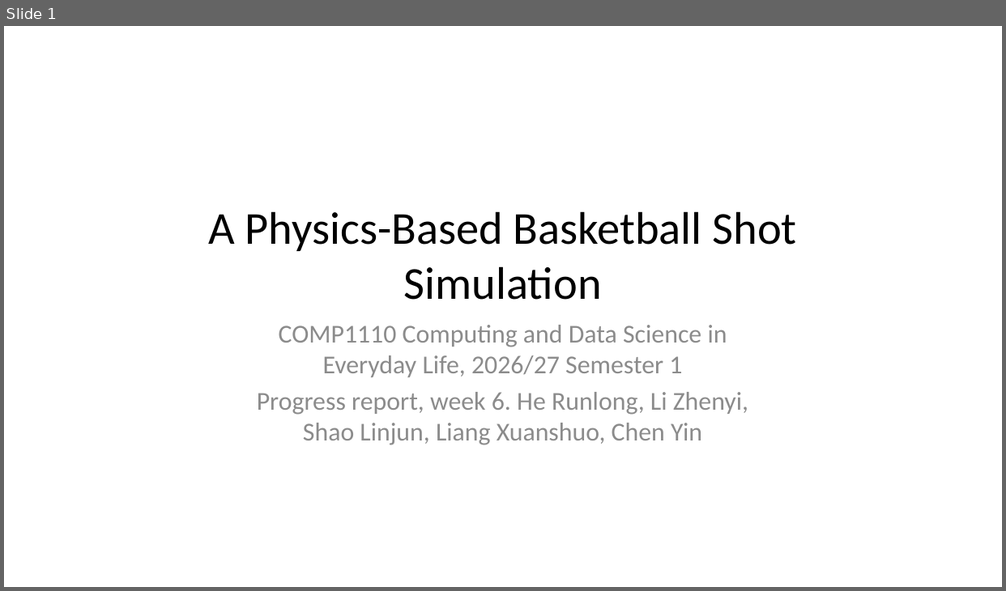
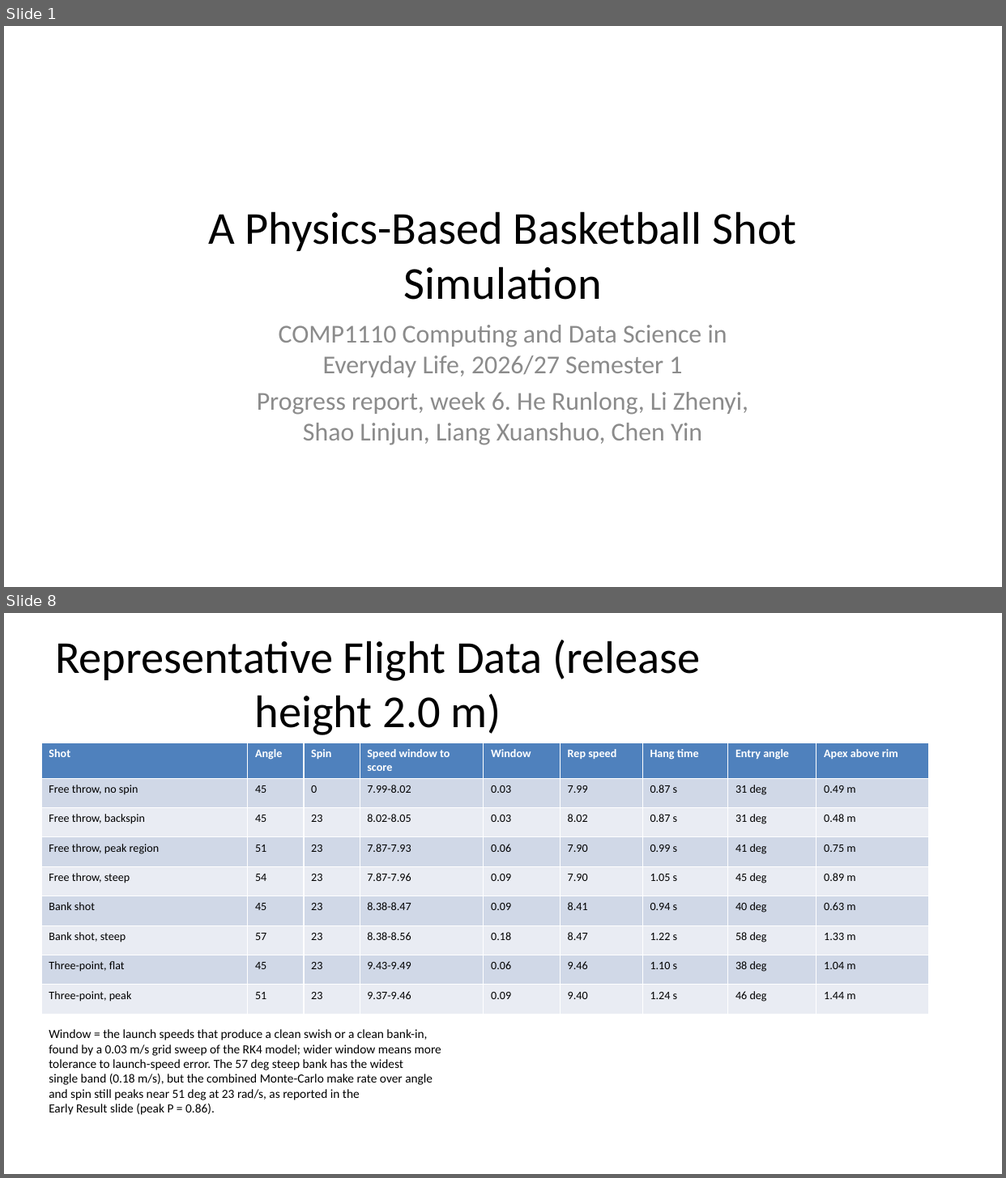
Before and after one commit to dbzyw/comp-1110-group-project, a slide deck: Specifications/COMP1110_Basketball_Shot_Simulation_Progress.pptx. Shown one above the other, each under a label of ours: slide 1 before the commit, slides 1 and 8 after it; the slides between them are not shown. The pictures are 1006x591 and 1006x1178 pixels, drawn with LibreOffice and Linux fonts; fonts in the diff are those of the drawing. Boxes give left, top, right and bottom in pixels: in the first picture for what was removed or moved away, otherwise in the second. Text is boxed around its words. In the diff, an @@ line names an element or a change of style, - is before the commit and + after.

```diff
--- a/Specifications/COMP1110_Basketball_Shot_Simulation_Progress.pptx
+++ b/Specifications/COMP1110_Basketball_Shot_Simulation_Progress.pptx
@@ slide 8 added at <box>4,613,1002,1174</box>, background #FFFFFF @@
@@ title added at <box>55,640,700,735</box>, 44 pt, text #000000 @@
+Representative Flight Data (release height 2.0 m)
@@ table added at <box>41,743,928,1007</box>, 9 rows, 9 columns @@
+Shot | Angle | Spin | Speed window to score | Window | Rep speed | Hang time | Entry angle | Apex above rim
+Free throw, no spin | 45 | 0 | 7.99-8.02 | 0.03 | 7.99 | 0.87 s | 31 deg | 0.49 m
+Free throw, backspin | 45 | 23 | 8.02-8.05 | 0.03 | 8.02 | 0.87 s | 31 deg | 0.48 m
+Free throw, peak region | 51 | 23 | 7.87-7.93 | 0.06 | 7.90 | 0.99 s | 41 deg | 0.75 m
+Free throw, steep | 54 | 23 | 7.87-7.96 | 0.09 | 7.90 | 1.05 s | 45 deg | 0.89 m
+Bank shot | 45 | 23 | 8.38-8.47 | 0.09 | 8.41 | 0.94 s | 40 deg | 0.63 m
+Bank shot, steep | 57 | 23 | 8.38-8.56 | 0.18 | 8.47 | 1.22 s | 58 deg | 1.33 m
+Three-point, flat | 45 | 23 | 9.43-9.49 | 0.06 | 9.46 | 1.10 s | 38 deg | 1.04 m
+Three-point, peak | 51 | 23 | 9.37-9.46 | 0.09 | 9.40 | 1.24 s | 46 deg | 1.44 m
@@ text added at <box>49,1029,441,1115</box>, 12 pt, text #000000 @@
+Window = the launch speeds that produce a clean swish or a clean bank-in,
+found by a 0.03 m/s grid sweep of the RK4 model; wider window means more
+tolerance to launch-speed error. The 57 deg steep bank has the widest
+single band (0.18 m/s), but the combined Monte-Carlo make rate over angle
+and spin still peaks near 51 deg at 23 rad/s, as reported in the
+Early Result slide (peak P = 0.86).
```
Also in this commit, not shown: 9 slides changed, 4 other slides added, 3 other files.
